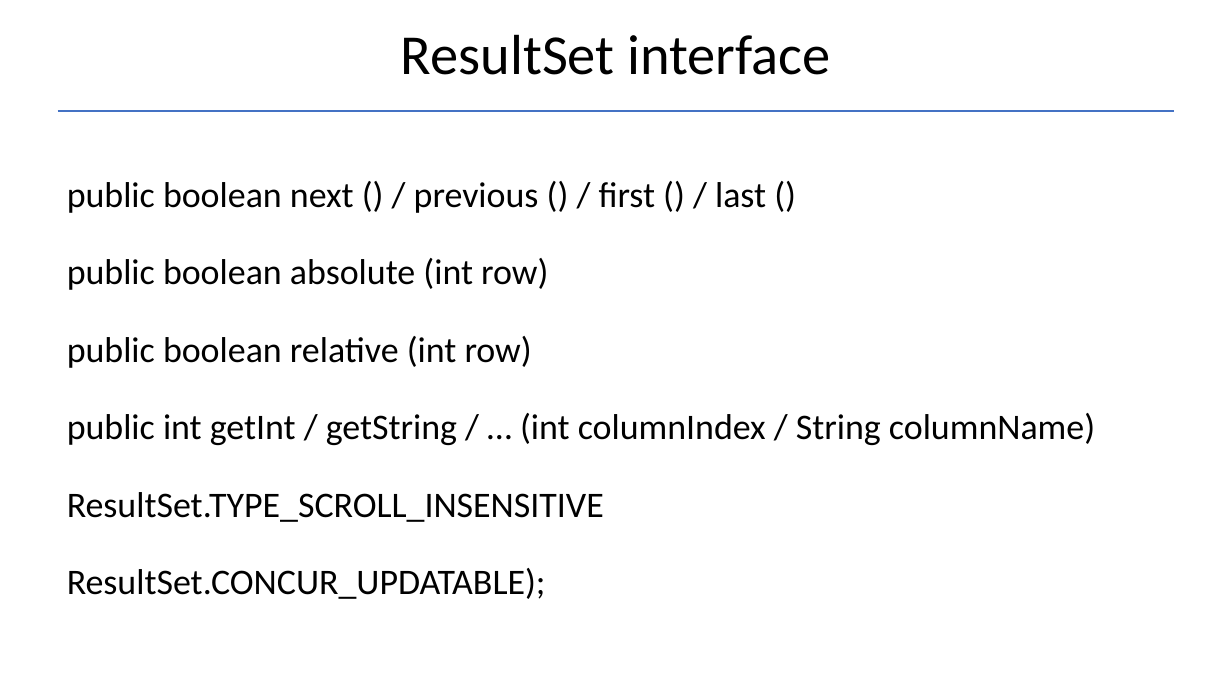
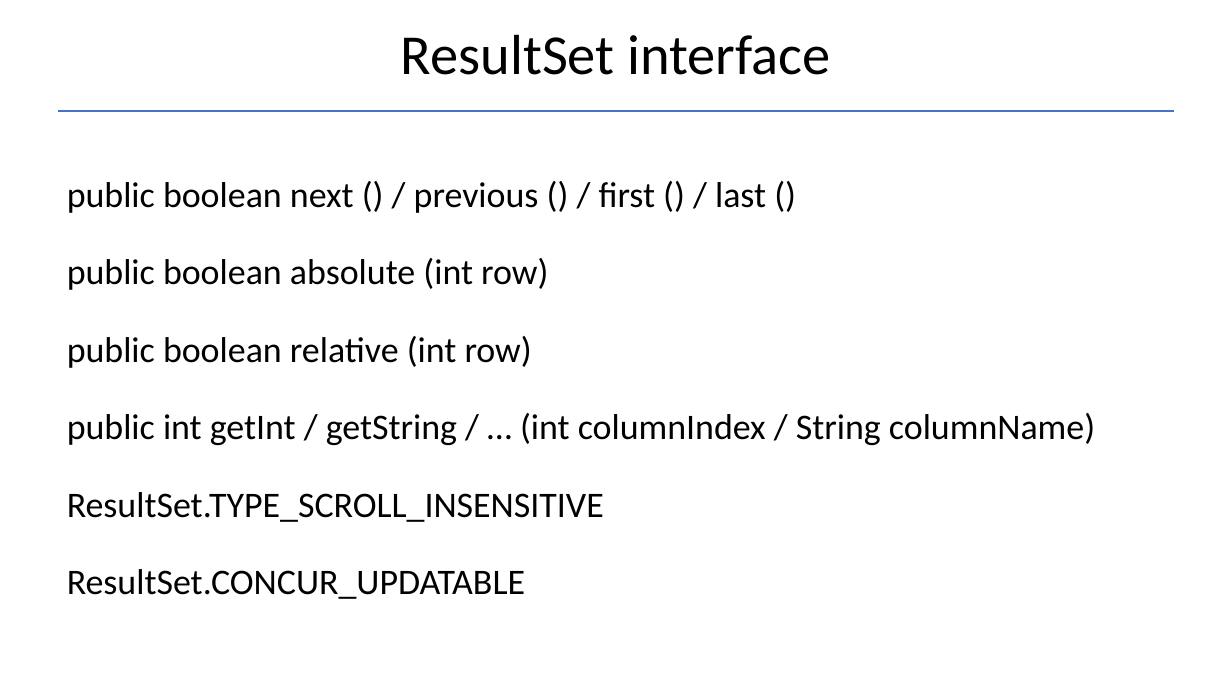
Before and after one commit to Garnik94/Levelup_presentations, a slide deck: slide 9 of JDBC/JDBC_Presentation.pptx. Drawn at 1232x693 pixels with LibreOffice and Linux fonts; fonts in the diff are those of the drawing. Boxes give left, top, right and bottom in pixels: in the first picture for what was removed or moved away, otherwise in the second. Text is boxed around its words. In the diff, an @@ line names an element or a change of style, - is before the commit and + after.

```diff
--- a/JDBC/JDBC_Presentation.pptx
+++ b/JDBC/JDBC_Presentation.pptx
@@ text at [67, 569, 525, 599]: text changed @@
-ResultSet.CONCUR_UPDATABLE);
+ResultSet.CONCUR_UPDATABLE
```
Also in this commit, not shown: 1 other slide changed, 1 other file.
